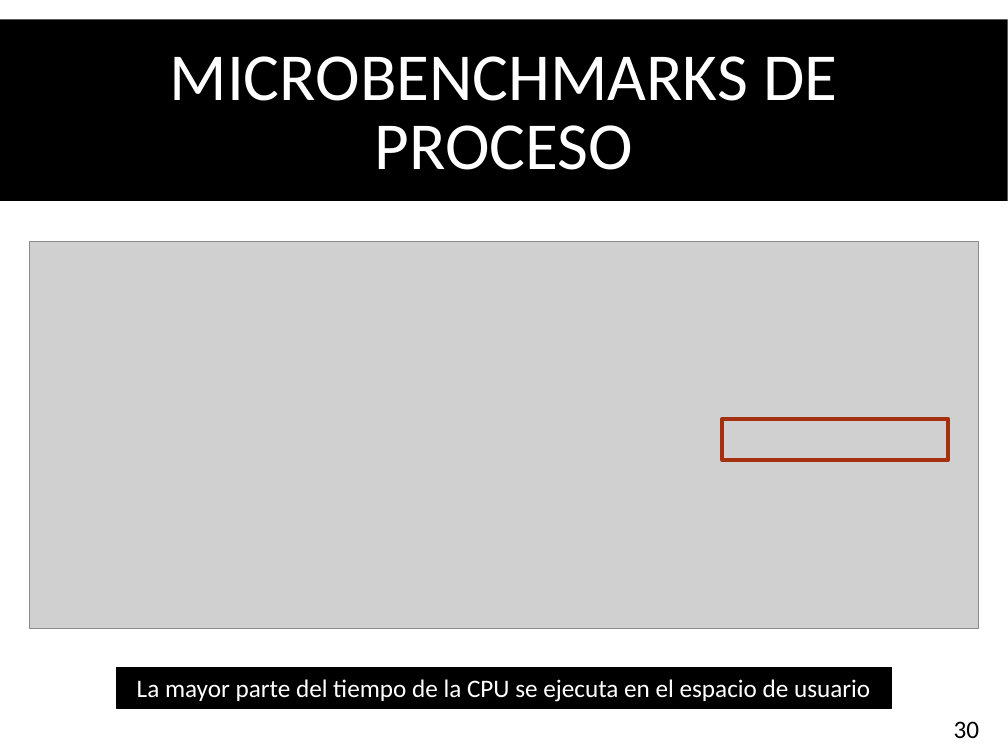
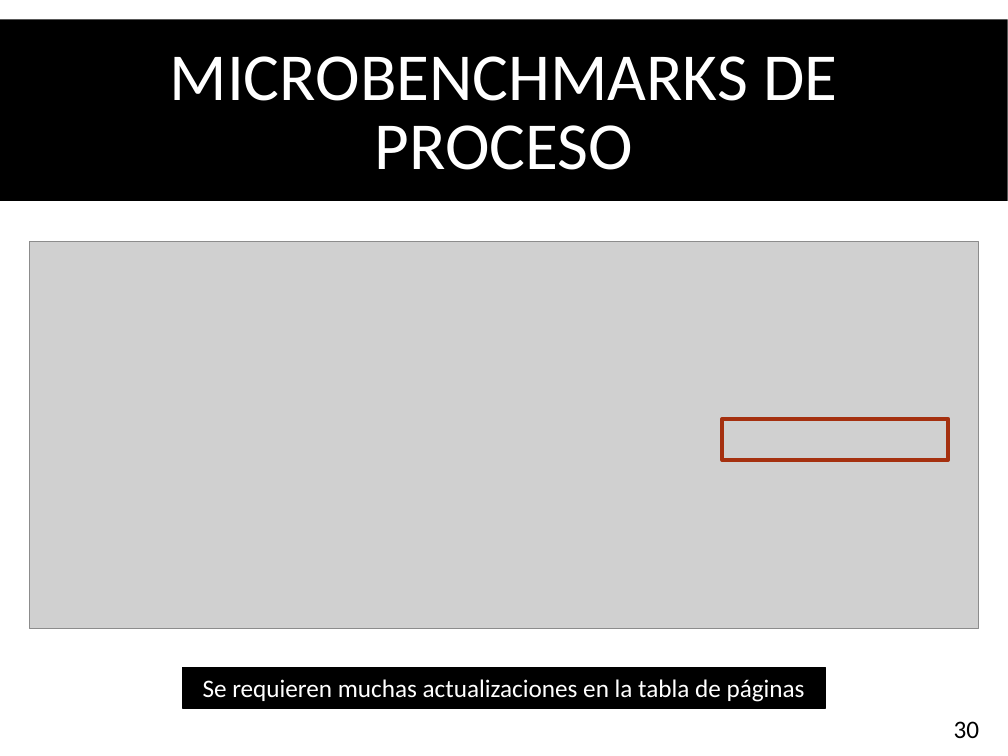
Before and after one commit to willopju/SVS, a slide deck: slide 30 of PAPERS/1.a/owner1/PresentacionXen.pptx. Drawn at 1008x756 pixels with LibreOffice and Linux fonts; fonts in the diff are those of the drawing; grey boxes stand for pictures. Boxes give left, top, right and bottom in pixels: in the first picture for what was removed or moved away, otherwise in the second. Text is boxed around its words. In the diff, an @@ line names an element or a change of style, - is before the commit and + after.

```diff
--- a/PAPERS/1.a/owner1/PresentacionXen.pptx
+++ b/PAPERS/1.a/owner1/PresentacionXen.pptx
@@ rectangle "Se requieren muchas actualizaciones en ...": place and size @@
-rectangle "Se requieren muchas actualizaciones en ..." at [116, 667, 891, 708]
+rectangle "Se requieren muchas actualizaciones en ..." at [182, 667, 826, 708]
@@ text in rectangle at [203, 679, 805, 702]: text changed @@
-La mayor parte del tiempo de la CPU se ejecuta en el espacio de usuario
+Se requieren muchas actualizaciones en la tabla de páginas
```
